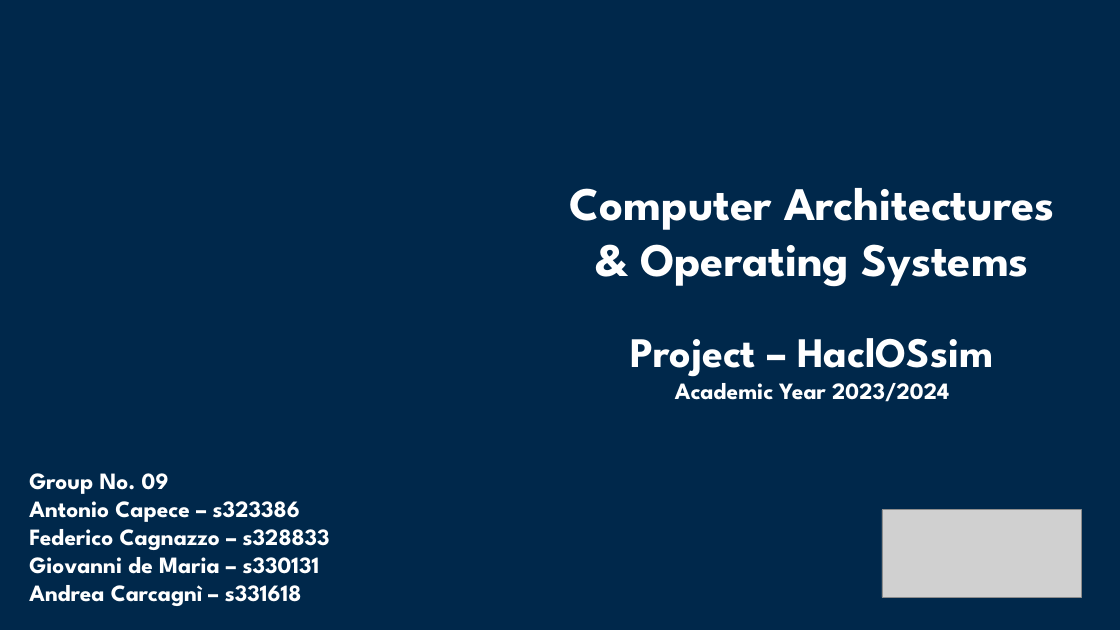
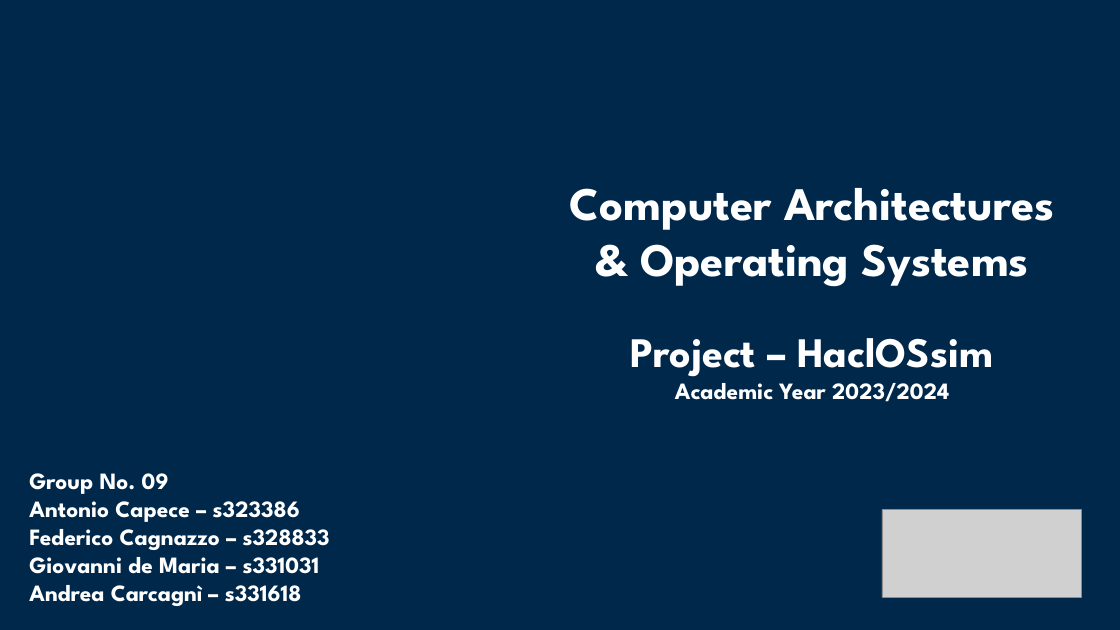
Before and after one commit to giovannidemaria/Polito-FreeRTOS-exploration, a slide deck: slide 1 of Documentation/HaclOSsim - Group09.pptx. Drawn at 1120x630 pixels with LibreOffice and Linux fonts; fonts in the diff are those of the drawing; grey boxes stand for pictures; background and template pictures are left out; a plain dark background stands for a picture behind light text. Boxes give left, top, right and bottom in pixels: in the first picture for what was removed or moved away, otherwise in the second. Text is boxed around its words. In the diff, an @@ line names an element or a change of style, - is before the commit and + after.

Commit message:
updated presentation .pdf and .pptx

```diff
--- a/Documentation/HaclOSsim - Group09.pptx
+++ b/Documentation/HaclOSsim - Group09.pptx
@@ text at (29,549,320,574): text changed @@
-Giovanni de Maria – s330131
+Giovanni de Maria – s331031
```
Also in this commit, not shown: 1 other file.
